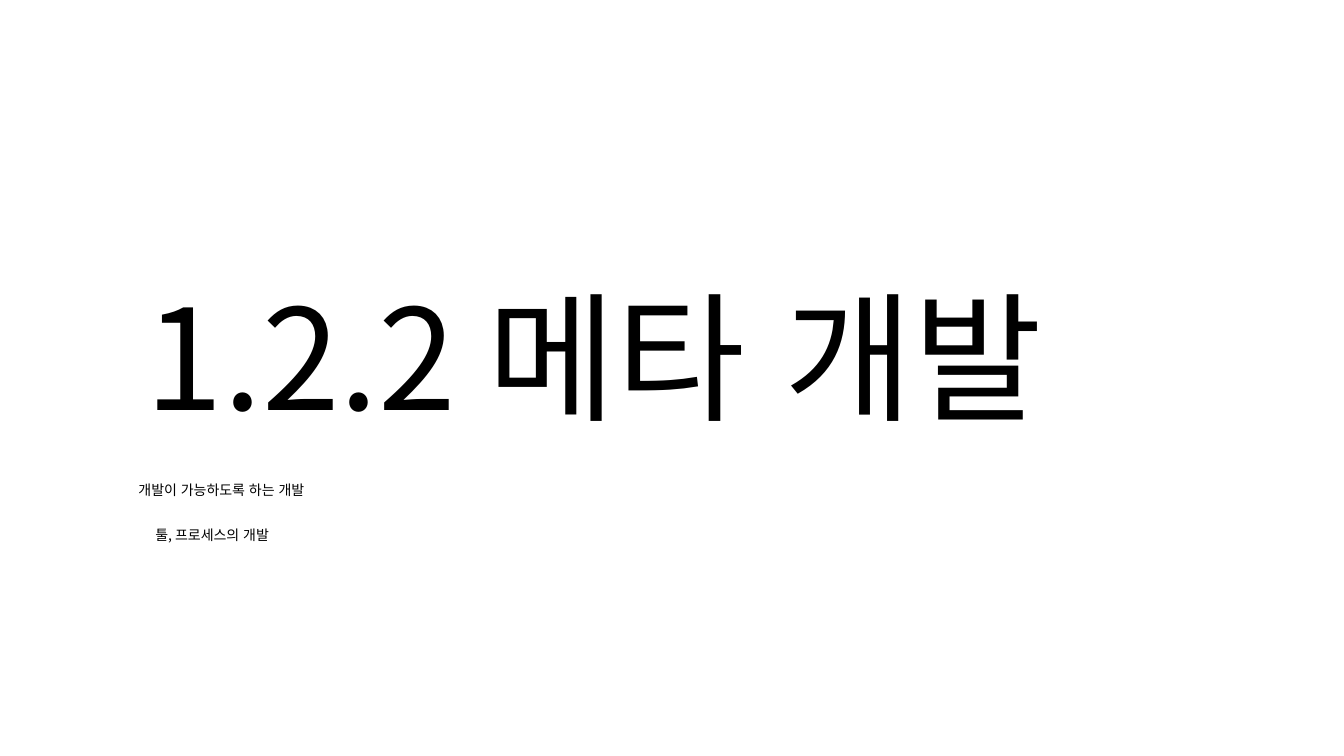
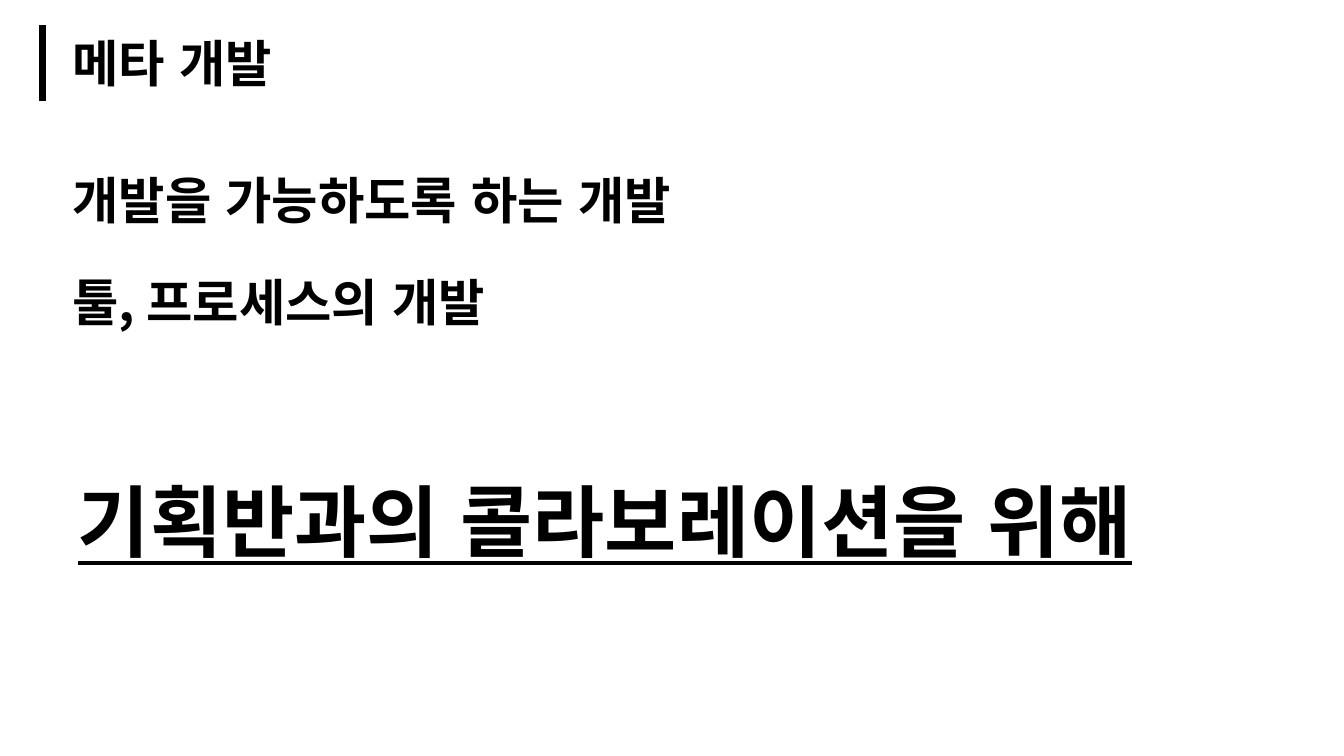
Before and after one commit to Bandyck/WinAPI_Serious, a slide deck: slide 15 of 0818.PPT문서제작/WinApiProject_Serious_임경태.pptx (slide 12 before the commit). Drawn at 1344x756 pixels with LibreOffice and Linux fonts; fonts in the diff are those of the drawing. Boxes give left, top, right and bottom in pixels: in the first picture for what was removed or moved away, otherwise in the second. Text is boxed around its words. In the diff, an @@ line names an element or a change of style, - is before the commit and + after.

```diff
--- a/0818.PPT문서제작/WinApiProject_Serious_임경태.pptx
+++ b/0818.PPT문서제작/WinApiProject_Serious_임경태.pptx
@@ line added from (42, 25) to (42, 101), #000000 5 pt @@
@@ text at <box>72,39,272,87</box>: text changed; size 100 to 36 pt; font Noto Sans CJK KR to Montserrat; bold on @@
-1.2.2 메타 개발
+메타 개발
@@ text at <box>72,176,671,224</box>: text changed; size 10 to 36 pt; bold on @@
-개발이 가능하도록 하는 개발
+개발을 가능하도록 하는 개발
@@ text "툴, 프로세스의 개발": place and size @@
-text "툴, 프로세스의 개발" at <box>155,528,269,543</box>
+text "툴, 프로세스의 개발" at <box>72,278,485,332</box>
@@ text "툴, 프로세스의 개발" at <box>72,278,485,332</box>: size 10 to 36 pt, bold on @@
@@ text added at <box>78,484,1132,565</box>, 56 pt, text #000000, bold, underline @@
+기획반과의 콜라보레이션을 위해
```
Also in this commit, not shown: 7 other slides changed, 19 slides added, 11 slides removed.
